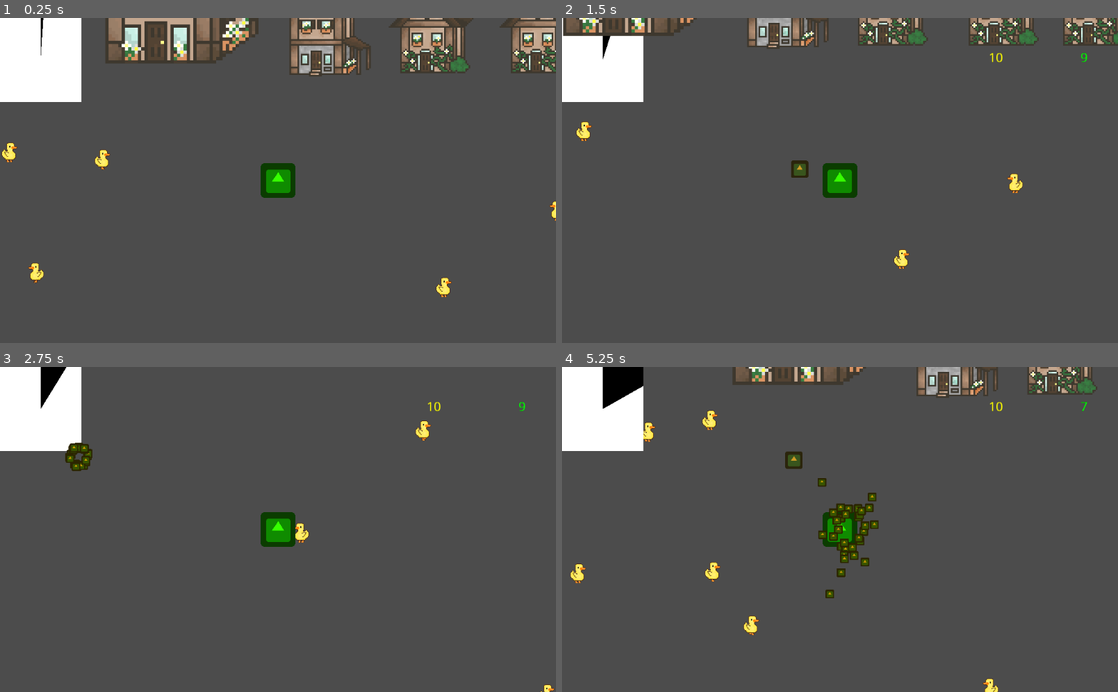
Above: before the commit, frames 1-4 (two rows, left to right).
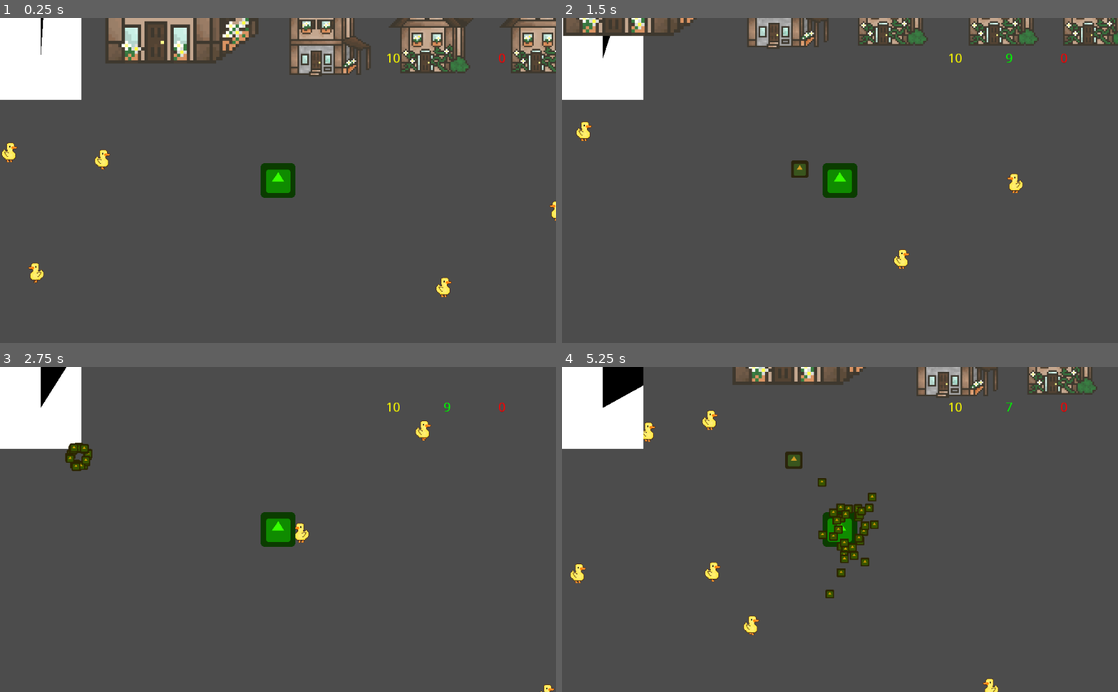
Above: after the commit, the same moments.

Repository: ygda-org/duckin
Game: Godot game, scene res://scenes/game/game_scene.tscn
Two runs of this game, one before a commit and one after it. Both use one fixed random seed, a clock stepped at 60 frames per second and the inputs below. The engine's default icon, where the game draws it, is replaced by a stand-in: a white triangle on a blue panel in a dark square.
Inputs (mouse positions are in pixels of both pictures, inside the frame that each line leads up to):
- Up to frame 1 (0.25 s): no input
- Up to frame 2 (1.5 s): move the mouse to (962, 164) at 0.52 s; hold D (move_right) 0.53-1.28 s; tap E (interact) at 0.6 s; move the mouse to (728, 196) at 1.27 s; hold S (move_backwards) from 1.28 s (still down); click (728, 196) at 1.35 s
- Up to frame 3 (2.75 s): move the mouse to (333, 458) at 2.02 s; release S (move_backwards) at 2.03 s; hold D (move_right) from 2.03 s (still down); tap E (interact) at 2.1 s
- Up to frame 4 (5.25 s): move the mouse to (812, 594) at 2.77 s; release D (move_right) at 2.78 s; hold W (move_forwards) 2.78-3.53 s; click (812, 594) at 2.85 s; move the mouse to (1006, 578) at 3.52 s; hold A (move_left) 3.53-5.03 s; tap E (interact) at 3.6, 5.1 s; move the mouse to (673, 480) at 4.27 s; click (673, 480) at 4.35 s; move the mouse to (867, 529) at 5.02 s; hold S (move_backwards) from 5.03 s (still down)

The runs differ from the first frame. In frame 1, 0.2% of the frame differs, in the area x 0-91%, y 8-26%; in frame 2, 0.3%; in frame 3, 0.2%; in frame 4, 0.3%, in the area x 0-95%, y 5-26%.

Commit message:
Duck Count
- Added duck count variable
- Fixed UI

Diff:
--- a/scenes/game/game_scene.gd
+++ b/scenes/game/game_scene.gd
@@ -12,7 +12,7 @@
 func change_scenes():
 	var curr = get_child(0)
 	var player = get_player(curr)
-	var player_data = {"Food": player.food_count, "Money": player.money}
+	var player_data = {"Food": player.food_count, "Money": player.money, "Ducks": player.duck_count}
 
 	var scene = curr
 	if curr.name == attack_name:
@@ -26,6 +26,7 @@
 	player = get_player(scene)
 	player.food_count = player_data["Food"]
 	player.money = player_data["Money"]
+	player.duck_count = player_data["Ducks"]
 	add_child(scene)
 
 func get_player(phase):
--- a/scenes/player/player.gd
+++ b/scenes/player/player.gd
@@ -5,9 +5,9 @@
 const FOOD = preload("res://scenes/player/duck_food.tscn")
 var food = FOOD.instance()
 var can_throw = true
-var ducks = 0
 export var food_count = 10
 export var money = 10
+export var duck_count = 0
 export var is_active = true
 
 func _physics_process(delta):
@@ -27,6 +27,7 @@
 func update_ui():
 	$player_ui.money = money
 	$player_ui.food = food_count
+	$player_ui.ducks = duck_count
 
 func player_movement():
 	if Input.is_action_pressed("move_forwards"):
@@ -75,7 +76,7 @@
 	can_throw = true
 
 func addDucks(duckNum): # Called in duck_food.gd to add ducks to the players duck count on collection
-	ducks += duckNum
+	duck_count += duckNum
 
 func change_food(change): # Call with positive value to add food, negative value to remove food.
 	food_count += change
--- a/scenes/ui/player_ui.gd
+++ b/scenes/ui/player_ui.gd
@@ -4,12 +4,32 @@
 export var max_time = 100
 export var money = 0
 export var food = 0
+export var ducks = 0
 
 func _process(delta):
 	_update()
 
 func _update():
+	if($info/money.text.length() != String(money).length()):
+		_recenter()
+	elif($info/food.text.length() != String(money).length()):
+		_recenter()
+	elif($info/ducks.text.length() != String(money).length()):
+		_recenter()
+
 	$info/money.text = String(money)
 	$info/food.text = String(food)
+	$info/ducks.text = String(ducks)
 
 	$timer.value = (time/max_time) * $timer.max_value
+
+func _recenter():
+	var length = $info.rect_size.x
+	var count = $info.get_child_count()
+	var offset = length / (count+1)
+	var t_pos = offset
+
+	for child in $info.get_children():
+		child.rect_position.x = t_pos - (child.rect_size.x/2)
+		t_pos += offset
+		child.rect_position.y = ($info.rect_size.y - child.rect_size.y)/2
--- a/scenes/ui/player_ui.tscn
+++ b/scenes/ui/player_ui.tscn
@@ -30,37 +30,52 @@
 [node name="timer" type="TextureProgress" parent="."]
 margin_right = 150.0
 margin_bottom = 150.0
-rect_scale = Vector2( 1, 1.02688 )
 texture_under = SubResource( 2 )
 texture_progress = SubResource( 4 )
 fill_mode = 4
 nine_patch_stretch = true
 
-[node name="info" type="HSplitContainer" parent="."]
+[node name="info1" type="CenterContainer" parent="."]
 anchor_left = 1.0
 anchor_right = 1.0
-margin_left = -300.0
+margin_left = -400.0
 margin_bottom = 150.0
-split_offset = 150
-dragger_visibility = 1
+
+[node name="info" type="GridContainer" parent="info1"]
+margin_left = 200.0
+margin_top = 75.0
+margin_right = 200.0
+margin_bottom = 75.0
+columns = 3
+
+[node name="info" type="Control" parent="."]
+anchor_left = 1.0
+anchor_right = 1.0
+margin_left = -400.0
+margin_bottom = 150.0
 
 [node name="money" type="Label" parent="info"]
-margin_right = 151.0
-margin_bottom = 150.0
-size_flags_vertical = 1
+margin_right = 1.0
+margin_bottom = 87.0
 custom_colors/font_color = Color( 1, 1, 0, 1 )
 text = "0"
 align = 1
 valign = 1
-autowrap = true
 
 [node name="food" type="Label" parent="info"]
-margin_left = 175.0
-margin_right = 300.0
-margin_bottom = 150.0
-size_flags_vertical = 1
+margin_right = 1.0
+margin_bottom = 87.0
 custom_colors/font_color = Color( 0, 1, 0, 1 )
 text = "0"
 align = 1
 valign = 1
-autowrap = true
+
+[node name="ducks" type="Label" parent="info"]
+margin_right = 1.0
+margin_bottom = 87.0
+size_flags_horizontal = 3
+size_flags_vertical = 1
+custom_colors/font_color = Color( 1, 0, 0, 1 )
+text = "0"
+align = 1
+valign = 1
